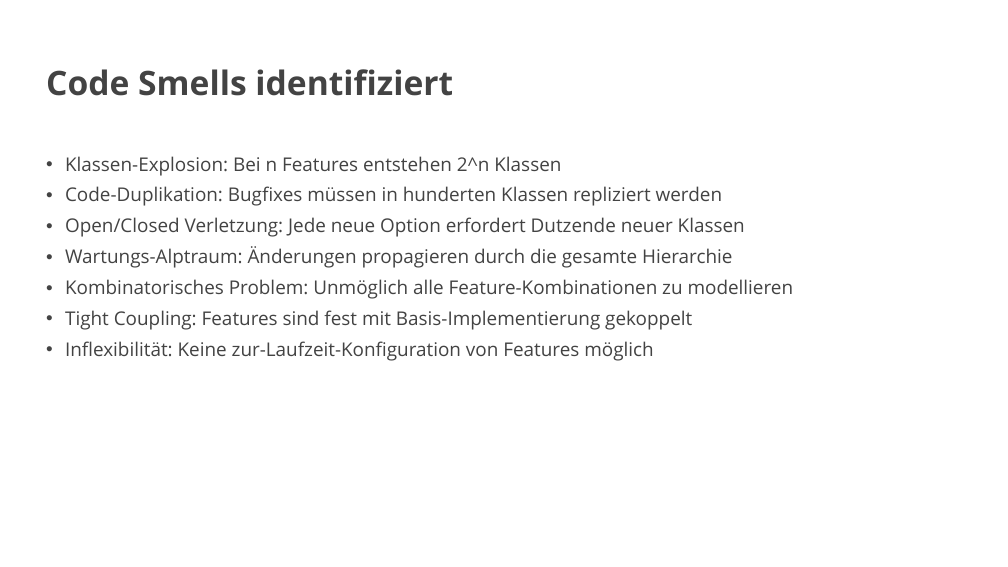
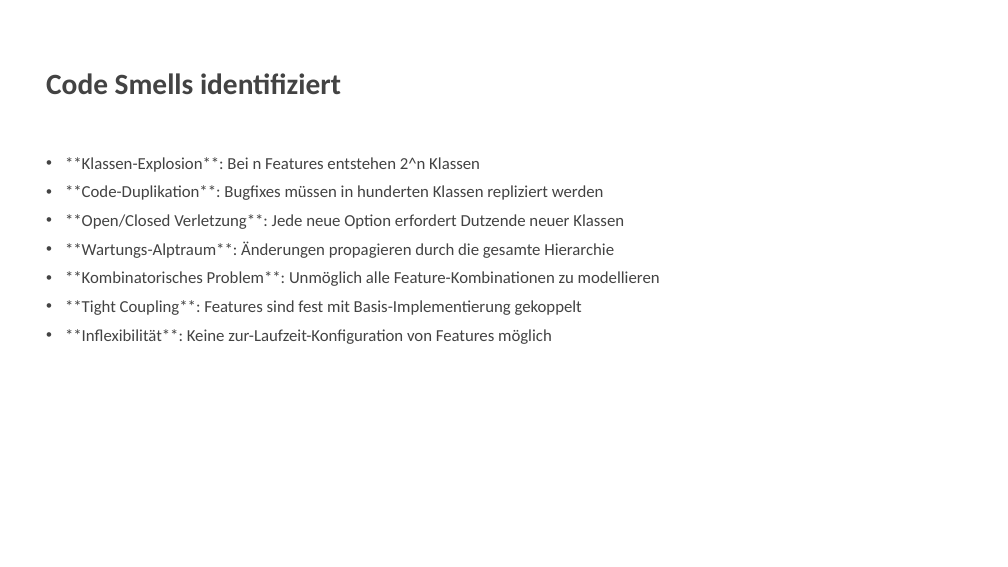
Before and after one commit to vanillacore-net/september-2025-telekom-training, a slide deck: slide 3 of presentations/powerpoint/block2-presentation.pptx. Drawn at 1008x567 pixels with LibreOffice and Linux fonts; fonts in the diff are those of the drawing; background and template pictures are left out. Boxes give left, top, right and bottom in pixels: in the first picture for what was removed or moved away, otherwise in the second. Text is boxed around its words. In the diff, an @@ line names an element or a change of style, - is before the commit and + after.

```diff
--- a/presentations/powerpoint/block2-presentation.pptx
+++ b/presentations/powerpoint/block2-presentation.pptx
@@ title "Code Smells identifiziert" at (46, 73, 341, 94): size 32 to 28 pt, font Open Sans to Calibri @@
@@ text at (65, 157, 660, 344): text changed; size 18 to 16 pt; font Open Sans to Calibri @@
-• Klassen-Explosion: Bei n Features entstehen 2^n Klassen
-• Code-Duplikation: Bugfixes müssen in hunderten Klassen repliziert werden
-• Open/Closed Verletzung: Jede neue Option erfordert Dutzende neuer Klassen
-• Wartungs-Alptraum: Änderungen propagieren durch die gesamte Hierarchie
-• Kombinatorisches Problem: Unmöglich alle Feature-Kombinationen zu modellieren
-• Tight Coupling: Features sind fest mit Basis-Implementierung gekoppelt
-• Inflexibilität: Keine zur-Laufzeit-Konfiguration von Features möglich
+• **Klassen-Explosion**: Bei n Features entstehen 2^n Klassen
+• **Code-Duplikation**: Bugfixes müssen in hunderten Klassen repliziert werden
+• **Open/Closed Verletzung**: Jede neue Option erfordert Dutzende neuer Klassen
+• **Wartungs-Alptraum**: Änderungen propagieren durch die gesamte Hierarchie
+• **Kombinatorisches Problem**: Unmöglich alle Feature-Kombinationen zu modellieren
+• **Tight Coupling**: Features sind fest mit Basis-Implementierung gekoppelt
+• **Inflexibilität**: Keine zur-Laufzeit-Konfiguration von Features möglich
```
Also in this commit, not shown: 12 other slides changed, 11 slides added, 11 slides removed.
